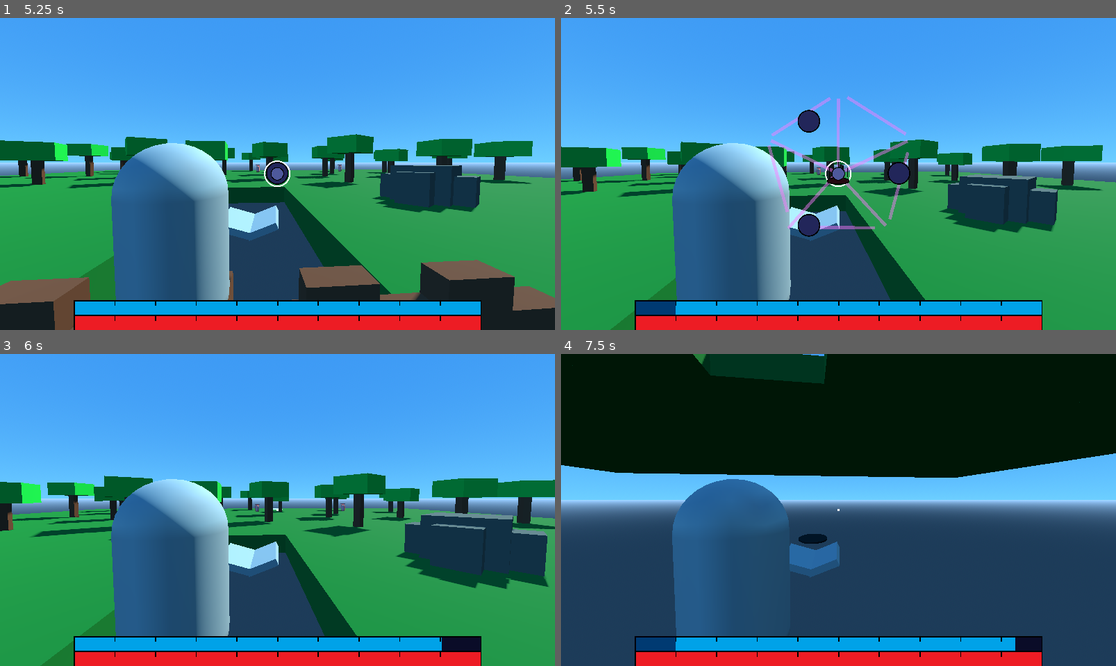
Above: before the commit, frames 1-4 (two rows, left to right).
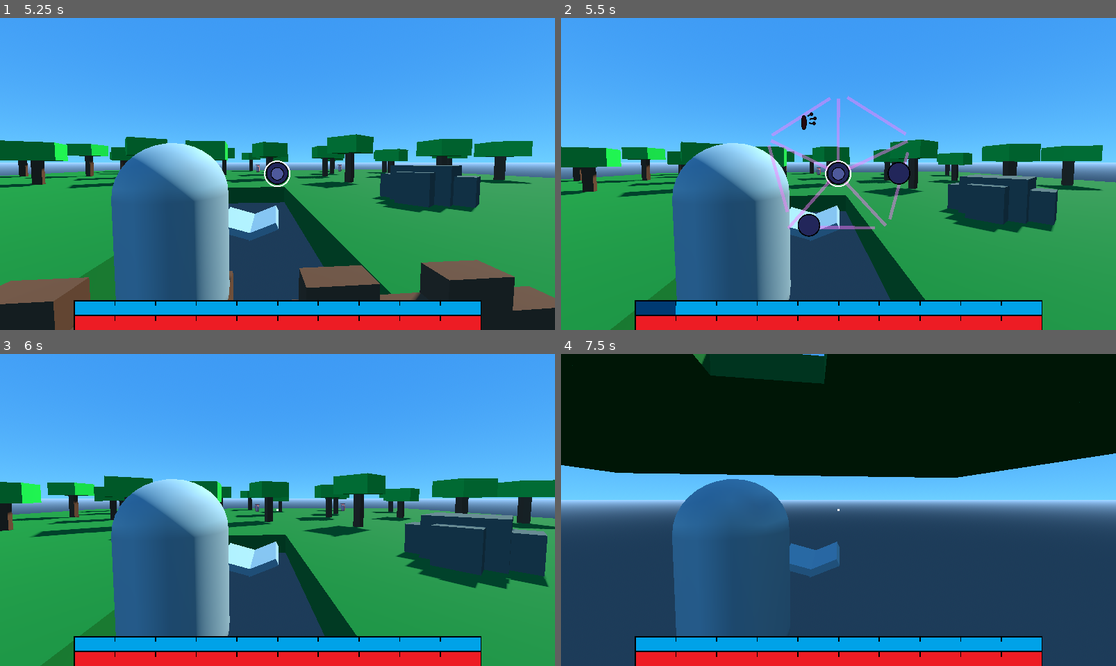
Above: after the commit, the same moments.

Repository: Tuocs/Project-Magic
Game: Godot game, scene res://main_menu.tscn
Same seed, same stepped clock (60 frames per second), same inputs: the game is played once before the commit and once after it.
Inputs (mouse positions are in pixels of both pictures, inside the frame that each line leads up to):
- Up to frame 1 (5.25 s): click "Play" at 0.5 s; tap Enter at 1.25 s; move the mouse to (305, 174) at 1.27 s; press the mouse at (305, 174) at 1.28 s; hold W (move_forward) 1.28-4.25 s; tap Space (jump) at 1.52, 2.27, 3.77, 5 s; move the mouse to (249, 174) at 2.02 s; release the mouse at (249, 174) at 2.03 s; tap Alt (edit_magic) at 2.1 s; click (249, 174) at 2.3 s; move the mouse to (288, 167) at 2.77 s; press the mouse at (288, 167) at 2.78 s; move the mouse to (271, 180) at 3.52 s; release the mouse at (271, 180) at 3.53 s; click (271, 180) at 3.6 s; click "Play" at 4.25 s; move the mouse to (316, 177) at 5.02 s; hold W (move_forward) from 5.03 s (still down); hold Alt (edit_magic) from 5.03 s (still down)
- Up to frame 2 (5.5 s): keep holding W (move_forward); keep holding Alt (edit_magic); tap Space (jump) at 5.27 s; click (877, 177) at 5.3 s
- Up to frame 3 (6 s): keep holding W (move_forward); move the mouse to (233, 506) at 5.77 s; release Alt (edit_magic) at 5.78 s; click (233, 506) at 5.85 s
- Up to frame 4 (7.5 s): tap Space (jump) at 6.02 s; move the mouse to (844, 510) at 6.52 s; press the mouse at (844, 510) at 6.53 s; move the mouse to (816, 503) at 7.27 s; release W (move_forward) at 7.28 s; release the mouse at (816, 503) at 7.28 s; hold D (move_right) from 7.28 s (still down); tap Alt (edit_magic) at 7.35 s

Frame 1 is identical in both runs. In frame 2, 0.4% of the frame differs, in the area x 42-52%, y 29-54%; in frame 3, 0.3%; in frame 4, 0.6%, in the area x 13-87%, y 57-96%.

Commit message:
basic ui animation script

Diff:
--- a/Prefabs/manual_cast_ui.tscn
+++ b/Prefabs/manual_cast_ui.tscn
@@ -13,6 +13,7 @@
 [ext_resource type="Texture2D" uid="uid://cp65u3hxn2jo3" path="res://Assets/textures/projectile.png" id="8_x02v6"]
 [ext_resource type="Texture2D" uid="uid://bh47vevw2yhhc" path="res://Assets/textures/Force_push.png" id="9_jv731"]
 [ext_resource type="Texture2D" uid="uid://fqlofmyxno27" path="res://Assets/textures/Dmg.png" id="9_ugto6"]
+[ext_resource type="Script" uid="uid://cvc4sh0ylj1o4" path="res://Scripts/animation_component.gd" id="9_vl3lf"]
 [ext_resource type="Texture2D" uid="uid://c5ubv04p08q1a" path="res://Assets/textures/Aoe.png" id="10_jsw5p"]
 [ext_resource type="Texture2D" uid="uid://cujcrmhdkvgmo" path="res://Assets/textures/blue_mana.png" id="10_x02v6"]
 [ext_resource type="Texture2D" uid="uid://be680asj0mp3m" path="res://Assets/textures/Reflect.png" id="11_jsw5p"]
@@ -266,17 +267,32 @@
 spell_mods = Array[int]([1, 2, 3, 4])
 charge_textures = Array[Texture]([ExtResource("4_nichs"), ExtResource("12_xe0iw"), ExtResource("11_jv731"), ExtResource("10_x02v6"), ExtResource("13_urajh")])
 
+[node name="AnimationComponent" type="Node" parent="Edit Overlay/Spell Details/Color Crystal"]
+script = ExtResource("9_vl3lf")
+hover_scale = Vector2(1.1, 1.1)
+metadata/_custom_type_script = "uid://cvc4sh0ylj1o4"
+
 [node name="Details Crystal" parent="Edit Overlay/Spell Details" node_paths=PackedStringArray("cast_ui") instance=ExtResource("2_urajh")]
 layout_mode = 1
 cast_ui = NodePath("../../..")
 spell_mods = Array[int]([6, 7, 9])
 charge_textures = Array[Texture]([ExtResource("4_nichs"), ExtResource("9_ugto6"), ExtResource("10_jsw5p"), ExtResource("11_jsw5p")])
 
+[node name="AnimationComponent" type="Node" parent="Edit Overlay/Spell Details/Details Crystal"]
+script = ExtResource("9_vl3lf")
+hover_scale = Vector2(1.1, 1.1)
+metadata/_custom_type_script = "uid://cvc4sh0ylj1o4"
+
 [node name="Casting Crystal2" parent="Edit Overlay/Spell Details" node_paths=PackedStringArray("cast_ui") instance=ExtResource("2_urajh")]
 layout_mode = 1
 cast_ui = NodePath("../../..")
 spell_mods = Array[int]([5, 8])
 charge_textures = Array[Texture]([ExtResource("4_nichs"), ExtResource("8_cr8wu"), ExtResource("13_vl3lf")])
+
+[node name="AnimationComponent" type="Node" parent="Edit Overlay/Spell Details/Casting Crystal2"]
+script = ExtResource("9_vl3lf")
+hover_scale = Vector2(1.1, 1.1)
+metadata/_custom_type_script = "uid://cvc4sh0ylj1o4"
 
 [node name="Type Crystal" parent="Edit Overlay" node_paths=PackedStringArray("cast_ui") instance=ExtResource("2_urajh")]
 layout_mode = 1
@@ -289,6 +305,11 @@
 is_main_crystal = true
 spell_types = Array[int]([1, 2, 3, 4])
 
+[node name="AnimationComponent" type="Node" parent="Edit Overlay/Type Crystal"]
+script = ExtResource("9_vl3lf")
+hover_scale = Vector2(1.1, 1.1)
+metadata/_custom_type_script = "uid://cvc4sh0ylj1o4"
+
 [node name="MainCursor" type="TextureRect" parent="Edit Overlay"]
 texture_filter = 1
 layout_mode = 1
--- /dev/null
+++ b/Scripts/animation_component.gd
@@ -0,0 +1,115 @@
+class_name AnimationComponent extends Node
+
+signal entered
+
+@export var from_center: bool = true
+@export var is_sectional: bool = true
+@export var enter_animation: bool = false
+@export var parallel_animations: bool = true
+@export var properties: Array = ["scale", "position", "rotation", "size", "self_modulate"]
+
+@export_group("Hover Settings")
+@export var hover_time : float = 0.1
+@export var hover_delay : float
+@export var hover_transition: Tween.TransitionType
+@export var hover_easing: Tween.EaseType
+@export var hover_position : Vector2
+@export var hover_scale : Vector2 = Vector2(1,1)
+@export var hover_rotation : float
+@export var hover_size : Vector2
+@export var hover_modulate : Color = Color.WHITE
+
+@export_group("Enter Settings")
+@export var on_visible : bool = true
+@export var wait_for : AnimationComponent
+@export var enter_time : float = 0.1
+@export var enter_delay : float
+@export var enter_transition: Tween.TransitionType
+@export var enter_easing: Tween.EaseType
+@export var enter_position : Vector2
+@export var enter_scale : Vector2 = Vector2(1,1)
+@export var enter_rotation : float
+@export var enter_size : Vector2
+@export var enter_modulate : Color = Color.WHITE
+
+var target: Control
+var default_scale : Vector2
+var hover_values : Dictionary
+var default_values : Dictionary
+var enter_values : Dictionary
+
+const IMMEDIATE_TRANITION = Tween.TRANS_LINEAR
+
+func _ready() -> void:
+	target = get_parent()
+	call_deferred("setup")
+
+func connect_signals() -> void:
+	if is_sectional:
+		target.section_entered.connect(add_tween.bind(hover_values, parallel_animations, hover_time, hover_delay, hover_transition, hover_easing, false))
+		target.section_exited.connect(add_tween.bind(default_values, parallel_animations, hover_time, hover_delay, hover_transition, hover_easing, false))
+	else:
+		target.mouse_entered.connect(add_tween.bind(hover_values, parallel_animations, hover_time, hover_delay, hover_transition, hover_easing, false))
+		target.mouse_exited.connect(add_tween.bind(default_values, parallel_animations, hover_time, hover_delay, hover_transition, hover_easing, false))
+	if wait_for:
+		wait_for.entered.connect(add_tween.bind(default_values, parallel_animations, enter_time, enter_delay, enter_transition, enter_easing, true))
+	if on_visible:
+		target.visibility_changed.connect(target_visibility_changed)
+
+func target_visibility_changed():
+	if target.is_visible_in_tree():
+		add_tween(enter_values, true, 0.0, 0.0, IMMEDIATE_TRANITION, enter_easing, false)
+		if wait_for:
+			pass
+		else:
+			add_tween(default_values, parallel_animations, enter_time, enter_delay, enter_transition, enter_easing, true)
+
+func setup() -> void:
+	if from_center:
+		target.pivot_offset = target.size / 2
+	default_scale = target.scale
+	default_values = {
+		"scale" : target.scale,
+		"position" : target.position,
+		"rotation" : target.rotation,
+		"size" : target.size,
+		"self_modulate" : target.modulate
+	}
+	hover_values = {
+		"scale" : hover_scale,
+		"position" : target.position + hover_position,
+		"rotation" : target.rotation + deg_to_rad(hover_rotation),
+		"size" : target.size + hover_size,
+		"self_modulate" : hover_modulate
+	}
+	enter_values = {
+		"scale" : enter_scale,
+		"position" : target.position + enter_position,
+		"rotation" : target.rotation + deg_to_rad(enter_rotation),
+		"size" : target.size + enter_size,
+		"self_modulate" : enter_modulate
+	}
+	connect_signals()
+	if enter_animation:
+		on_enter()
+	else:
+		entered.emit()
+
+func on_enter() -> void:
+	add_tween(enter_values, true, 0.0, 0.0, IMMEDIATE_TRANITION, enter_easing, false)
+	if wait_for:
+		pass
+	else:
+		add_tween(default_values, parallel_animations, enter_time, enter_delay, enter_transition, enter_easing, true)
+
+func add_tween(values: Dictionary, parallel:bool, seconds: float, delay:float, transition: Tween.TransitionType, easing: Tween.EaseType, entering: bool) -> void:
+	var tween = get_tree().create_tween()
+	tween.set_parallel(parallel)
+	tween.pause()
+	for property in properties:
+		tween.tween_property(target, str(property), values[property], seconds).set_trans(transition).set_ease(easing)
+	await get_tree().create_timer(delay).timeout
+	tween.play()
+	if entering:
+		await tween.finished
+		entered.emit()
--- a/Scripts/cast_ui.gd
+++ b/Scripts/cast_ui.gd
@@ -11,6 +11,7 @@
 var is_active = false
 var cursor_active = false
 var sections: int = 0
+var curent_section: int= -1
 
 @export_category("Spell Settings")
 @export var crystals: Array[Control]
@@ -97,26 +98,22 @@
 func _input(event: InputEvent) -> void:
 	if !is_active || !cursor_active:
 		return
-	var section: int
 	if event is InputEventMouseMotion:
 		selector_pos.y += event.relative.y * mouse_sensitivity
 		selector_pos.x += event.relative.x * mouse_sensitivity
 		selector_pos = selector_pos.limit_length(cursor_radius)
 		selector.position = selector_pos + cursor_offset
-		section = get_section(sections)
+		get_section(sections)
 
-		highlight.position = crystals[section+1].position + Vector2(72,72)
+		highlight.position = crystals[curent_section].position + Vector2(72,72)
 		#if (selector_pos.distance_to(Vector2.ZERO) < center_zone_radius): this detected if the mouse was in the middle but it didnt feel great
-		if spell_details.visible == false:
-			highlight.position = cursor_offset + Vector2(72,72)
+		#if spell_details.visible == false:
+		#	highlight.position = cursor_offset + Vector2(72,72)
 
 	if event.is_action_pressed("magic_cast"):
-		section = get_section(sections)
+		get_section(sections)
 		#if (selector_pos.distance_to(Vector2.ZERO) < center_zone_radius): this detected if the mouse was in the middle but it didnt feel great
-		if spell_details.visible == false:
-			crystals[0].activate()
-		else:
-			crystals[section+1].activate()
+		crystals[curent_section].activate()
 		cursor_active = false
 		selector.visible = false
 
@@ -127,7 +124,18 @@
 	angle = fposmod(angle, TAU) # 0 .. TAU
 	var slice_size = TAU / section_count
 	angle = fposmod(angle + slice_size * 0.5, TAU) # CENTER offset
-	return int(angle / slice_size)
+	var new_section = int(angle / slice_size)
+	#add one for center section
+	if spell_details.visible == false:
+		new_section = 0
+	else:
+		new_section+=1
+	#animation logic
+	if new_section != curent_section:
+		crystals[curent_section].off_crystal_hovered()
+		curent_section = new_section
+		crystals[curent_section].on_crystal_hovered()
+	return new_section
 
 func count_array_values(_array, _target_value) -> int:
 	var count = 0
--- a/Scripts/crystal.gd
+++ b/Scripts/crystal.gd
@@ -1,6 +1,7 @@
 extends Control
 
-
+signal section_entered
+signal section_exited
 var is_active = false
 var texture_rects: Array[TextureRect]
 var sections: int = 0
@@ -63,6 +64,11 @@
 func reset_charge_texture():
 	$Button.texture_normal = charge_textures[0]
 
+func on_crystal_hovered():
+	emit_signal("section_entered")
+func off_crystal_hovered():
+	emit_signal("section_exited")
+
 func _input(event: InputEvent) -> void:
 	if !is_active:
 		return
Not shown: 1 places in Prefabs/manual_cast_ui.tscn that only renumber resources
Not shown, added: Scripts/animation_component.gd.uid
